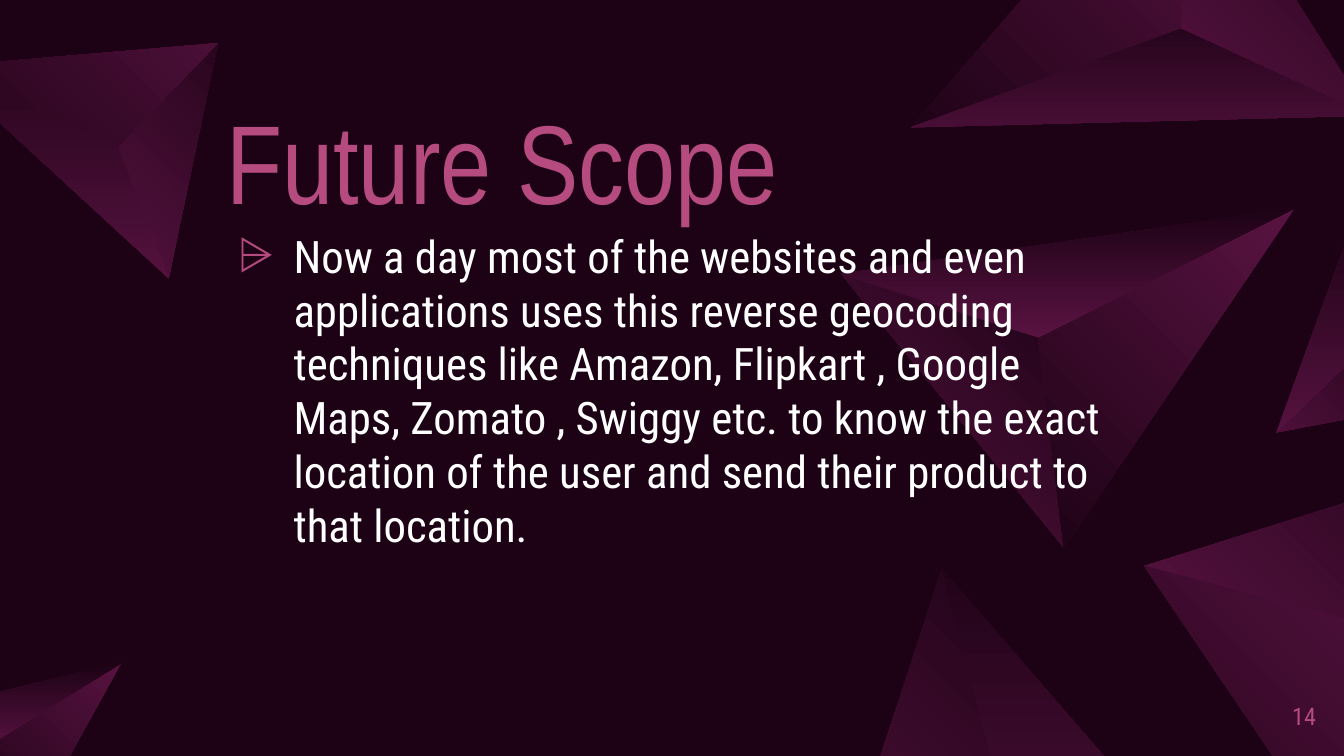
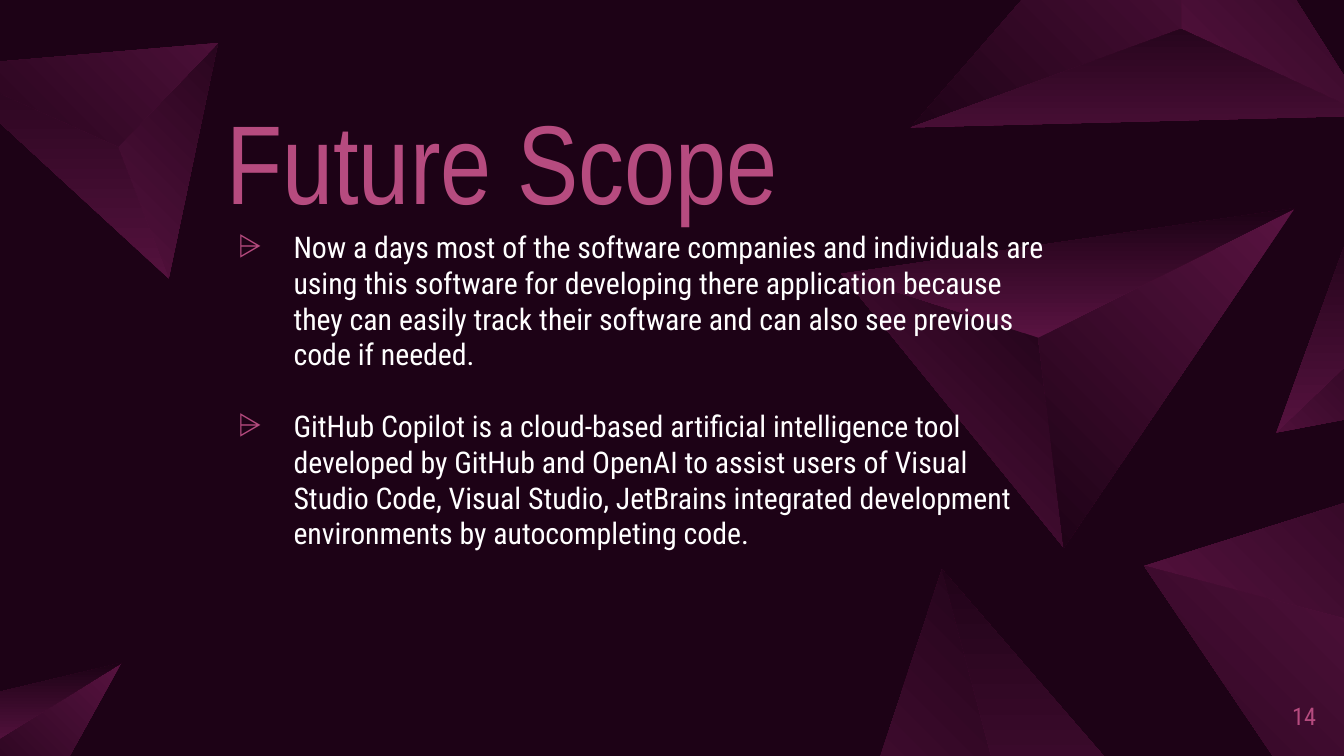
Before and after one commit to Abhisheknayak-programer/Semester, a slide deck: slide 14 of 7 Semester Seminar/Git and Github - Copy.pptx. Drawn at 1344x756 pixels with LibreOffice and Linux fonts; fonts in the diff are those of the drawing. Boxes give left, top, right and bottom in pixels: in the first picture for what was removed or moved away, otherwise in the second. Text is boxed around its words. In the diff, an @@ line names an element or a change of style, - is before the commit and + after.

```diff
--- a/7 Semester Seminar/Git and Github - Copy.pptx
+++ b/7 Semester Seminar/Git and Github - Copy.pptx
@@ text at box(294, 235, 1043, 551): text changed; size 24 to 16 pt @@
-⩥ Now a day most of the websites and even applications uses this reverse geocoding techniques like Amazon, Flipkart , Google Maps, Zomato , Swiggy etc. to know the exact location of the user and send their product to that location.
+⩥ Now a days most of the software companies and individuals are using this software for developing there application because they can easily track their software and can also see previous code if needed.
+⩥ GitHub Copilot is a cloud-based artificial intelligence tool developed by GitHub and OpenAI to assist users of Visual Studio Code, Visual Studio, JetBrains integrated development environments by autocompleting code.
```
Also in this commit, not shown: 6 other slides changed, 1 other file.
